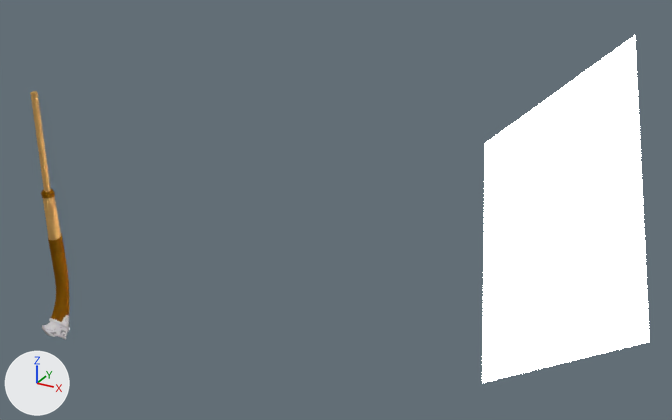
Renders of the Blender file axe/untitled2.blend from each side of a commit.
One viewpoint serves both versions: a 50 mm camera at (40.0, -36.4, 21.1) aimed at (17.3, 4.9, 0.4). Lighting does not change. The marker at lower left points along +X, +Y and +Z.
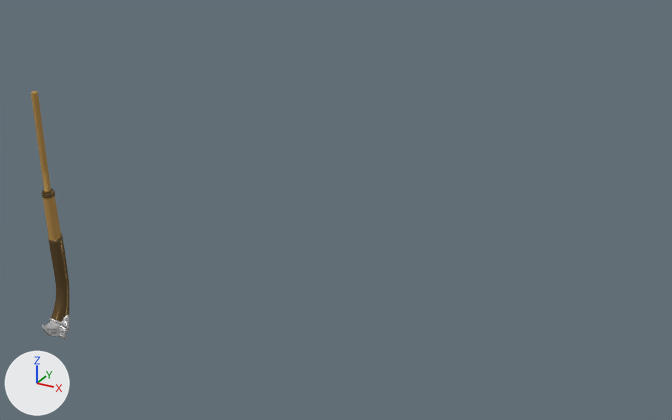
Edits to the bpy script that builds the scene:
```text
Add mat_material_005:
    mat_material_005 = diffuse_material('Material.005')
    mat_material_005.base_color = (1.0, 1.0, 1.0)  # white #ffffff
Add me_plane_010:
    me_plane_010.from_pydata([(-1.0, -1.0, 0.0), (1.0, -1.0, 0.0), (-1.0, 1.0, 0.0), (1.0, 1.0, 0.0)], [], [(0, 1, 3, 2)])
    me_plane_010.polygons.foreach_set('use_smooth', [True] * 1)
    me_plane_010.materials.append(mat_material_005)  # white #ffffff
Change ob_cylinder:
    ob_cylinder.location: (0.0, 0.49, -1.41) -> (0.0, 0.5, -1.41)
    ob_cylinder.rotation_euler: (0.0, 0.0, 0.0) -> (-0.00234, 0.0, 0.0)  # degrees (0, 0, 0) -> degrees (-0.1, 0, 0)
Change ob_plane_001:
    ob_plane_001: bpy.data.objects.new('Plane.001', me_plane_001) -> bpy.data.objects.new('Plane.001', me_plane_010)
    ob_plane_001.location: (29.28, 4.99, 2.15) -> (-9.19, 8.21, 1.44)
    ob_plane_001.rotation_euler: (-1.153, -0.824, 1.981) -> (1.571, 0.0, 1.588)  # degrees (-66, -47, 114) -> degrees (90, 0, 91)
    ob_plane_001.scale: (6.92, 6.92, 6.92) -> (54.5, 54.5, 54.5)
    add ob_plane_001.hide_set(True)  # its collection is switched off
```

What differs and where, as boxes (x1, y1, x2, y2) in the pictures (672 x 420 px):
'Plane.001', hidden
    before: (482, 35, 650, 383)
'Cylinder', moved, turned
    both: (31, 91, 69, 339)
